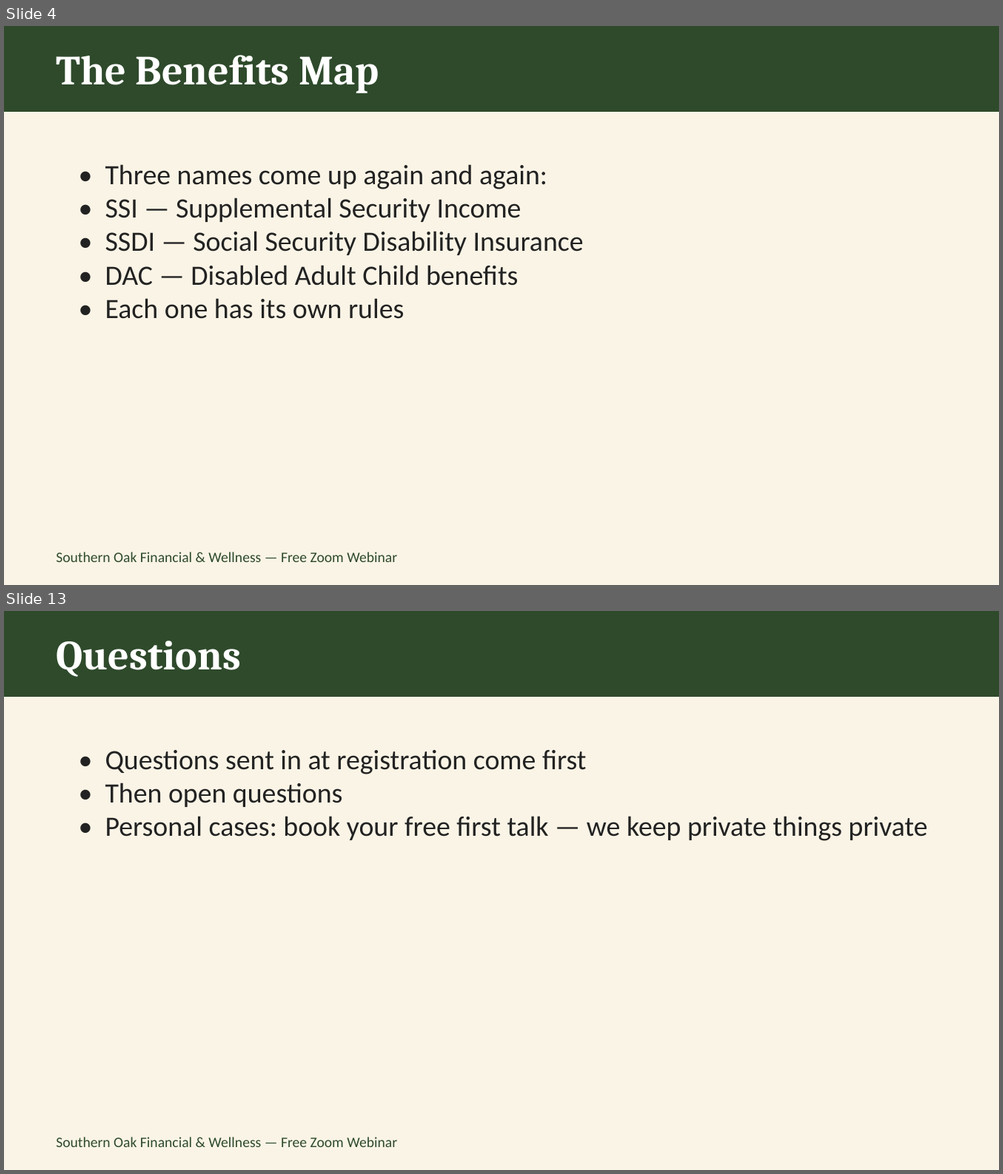
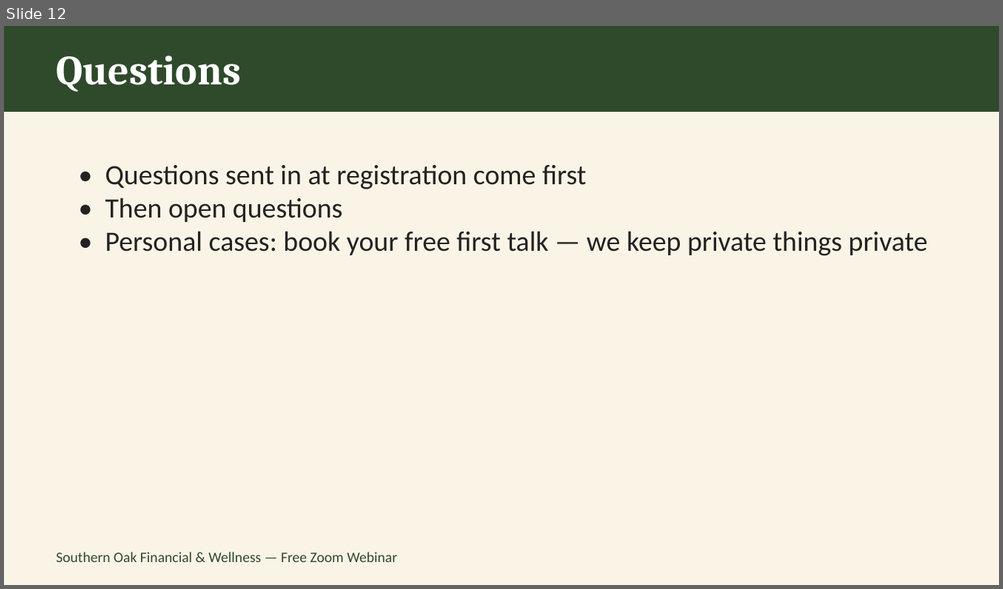
Before and after one commit to southernoakfw-ja/southernoakfw-ja.github.io, a slide deck: assets/Caregiver-Webinar-Nov13.pptx. Shown one above the other, each under a label of ours: slides 4 and 13 before the commit, slide 12 after it; the slides between them are not shown. The pictures are 1003x1174 and 1003x589 pixels, drawn with LibreOffice and Linux fonts; fonts in the diff are those of the drawing. Boxes give left, top, right and bottom in pixels: in the first picture for what was removed or moved away, otherwise in the second. Text is boxed around its words. In the diff, an @@ line names an element or a change of style, - is before the commit and + after.

```diff
--- a/assets/Caregiver-Webinar-Nov13.pptx
+++ b/assets/Caregiver-Webinar-Nov13.pptx
@@ slide 4 removed at (x1=4, y1=26, x2=999, y2=585), background #FFFFFF @@
@@ rectangle removed at (x1=4, y1=26, x2=999, y2=585) @@
@@ rectangle removed at (x1=4, y1=26, x2=999, y2=112) @@
@@ text removed at (x1=56, y1=55, x2=379, y2=93) @@
-The Benefits Map
@@ text removed at (x1=105, y1=164, x2=583, y2=319) @@
-• Three names come up again and again:
-• SSI — Supplemental Security Income
-• SSDI — Social Security Disability Insurance
-• DAC — Disabled Adult Child benefits
-• Each one has its own rules
@@ text removed at (x1=56, y1=552, x2=397, y2=562) @@
-Southern Oak Financial & Wellness — Free Zoom Webinar
@@ what was slide 13 is now slide 12 @@
```
Also in this commit, not shown: 8 slides changed, 3 slides added, 3 other slides removed, 6 other files.
